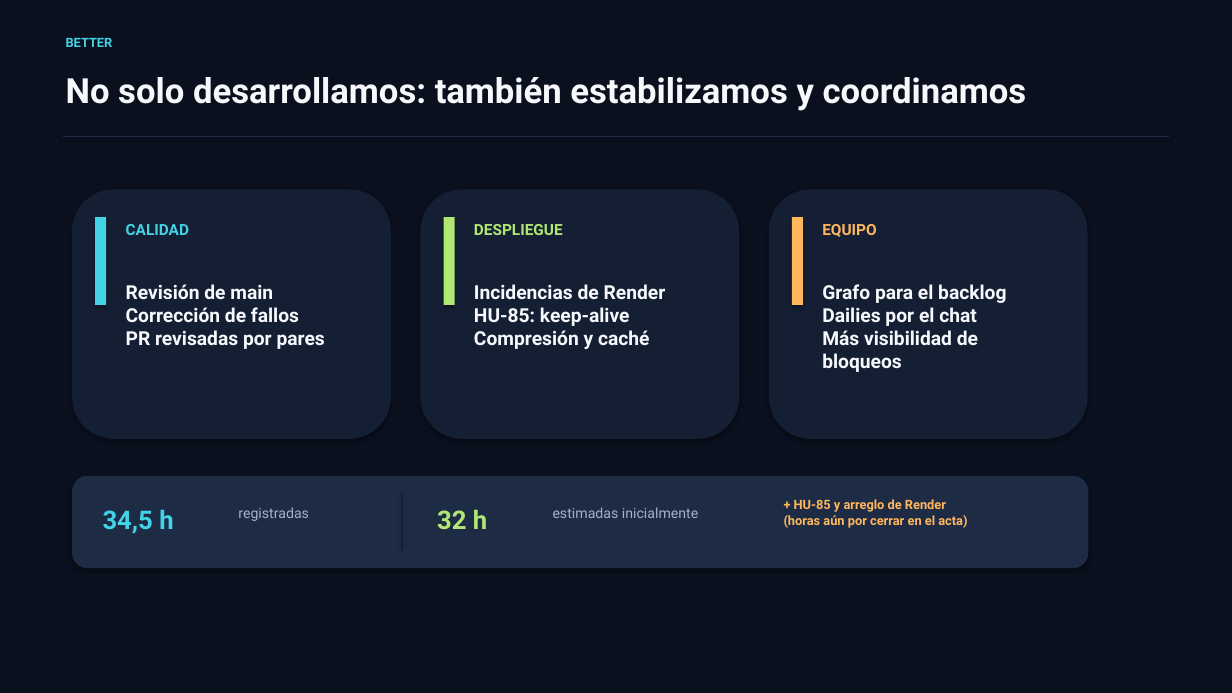
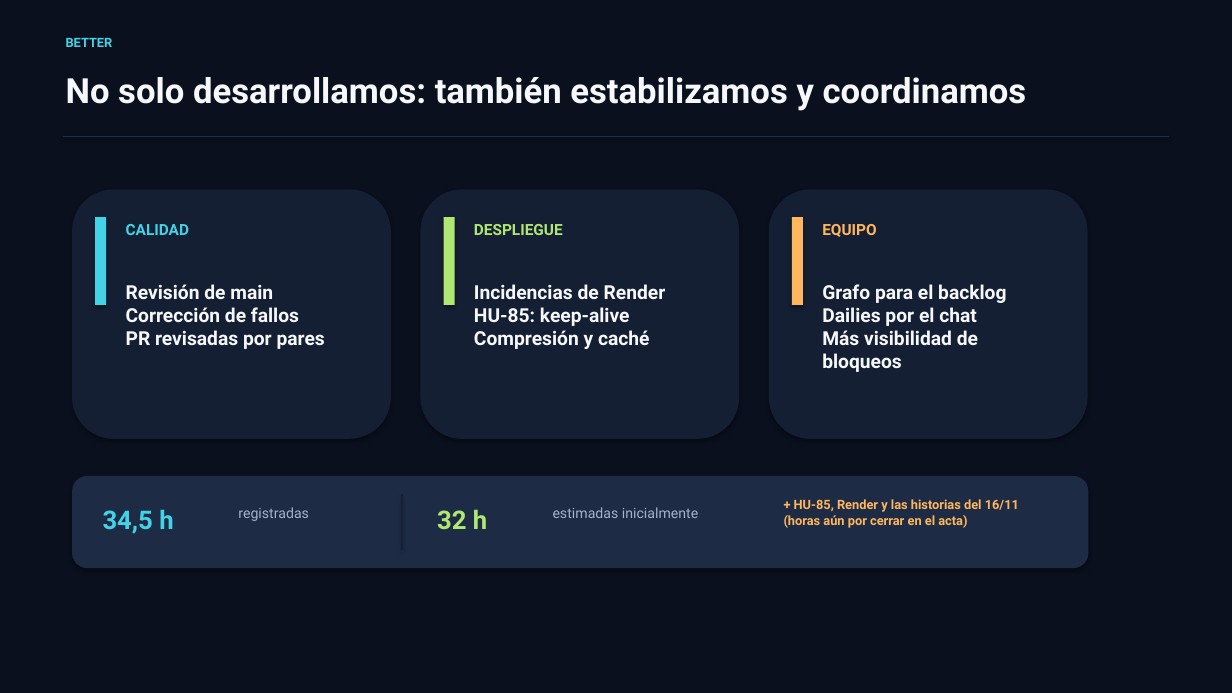
Before and after one commit to riverri/IS1, a slide deck: slide 4 of docs/presentaciones/presentacion4.pptx. Drawn at 1232x693 pixels with LibreOffice and Linux fonts; fonts in the diff are those of the drawing. Boxes give left, top, right and bottom in pixels: in the first picture for what was removed or moved away, otherwise in the second. Text is boxed around its words. In the diff, an @@ line names an element or a change of style, - is before the commit and + after.

```diff
--- a/docs/presentaciones/presentacion4.pptx
+++ b/docs/presentaciones/presentacion4.pptx
@@ text at <box>784,499,1019,528</box>: text changed @@
-+ HU-85 y arreglo de Render
-(horas aún por cerrar en el acta)
++ HU-85, Render y las historias del 16/11
+(horas aún por cerrar en el acta)
```
Also in this commit, not shown: 2 other slides changed, 1 slide added, 3 other files.
